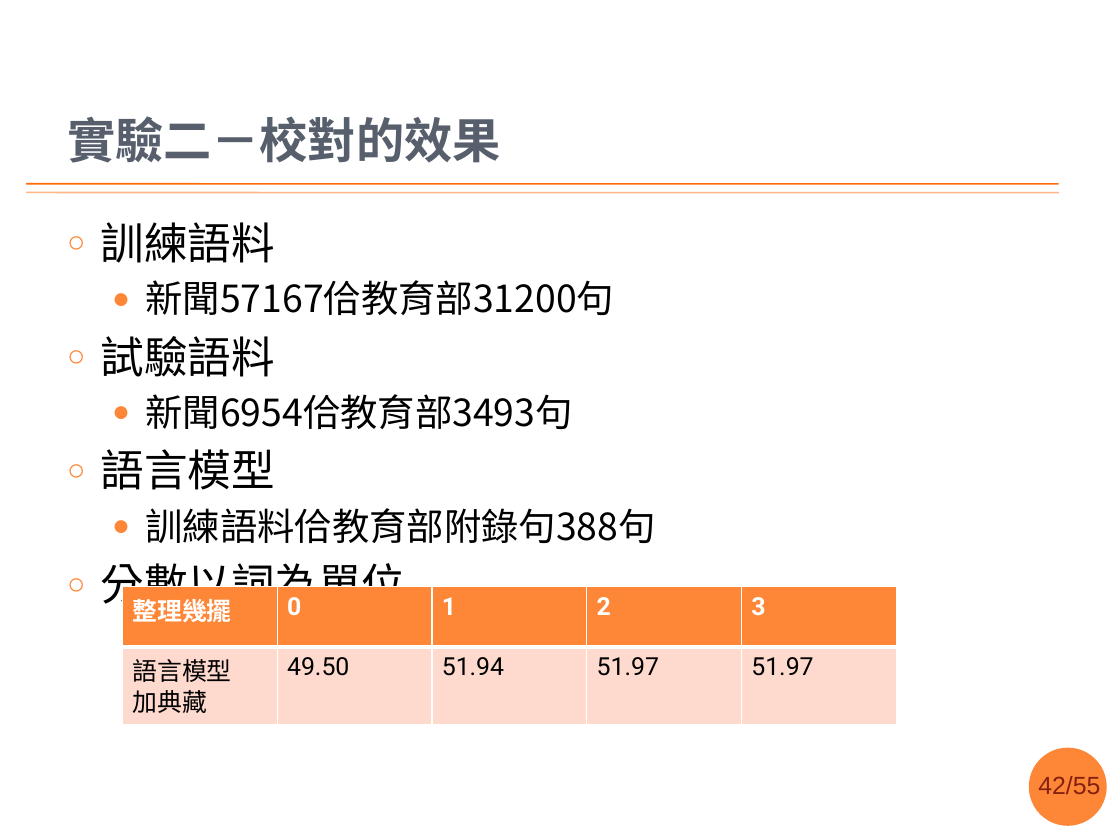
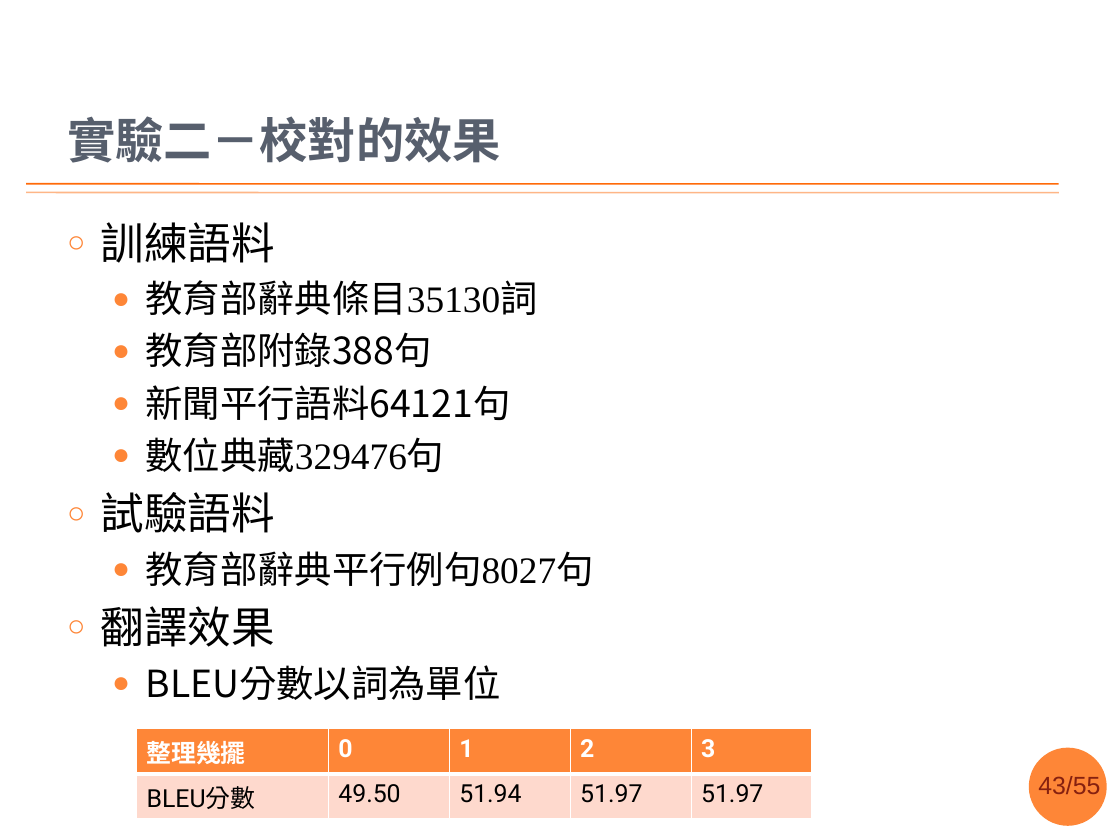
Before and after one commit to sih4sing5hong5/po3-ko3_tau5-iann2-phinn3, a slide deck: slide 43 of 翻譯報告.pptx (slide 42 before the commit). Drawn at 1120x840 pixels with LibreOffice and Linux fonts; fonts in the diff are those of the drawing; background and template pictures are left out. Boxes give left, top, right and bottom in pixels: in the first picture for what was removed or moved away, otherwise in the second. Text is boxed around its words. In the diff, an @@ line names an element or a change of style, - is before the commit and + after.

Commit message:
整理好實驗愛做啥物 丞宏

```diff
--- a/翻譯報告.pptx
+++ b/翻譯報告.pptx
@@ text at bbox=[146, 280, 538, 472]: text changed; font Noto Sans CJK SC to Times New Roman @@
-  ● 新聞57167佮教育部31200句
+  ● 教育部辭典條目35130詞
+  ● 教育部附錄388句
+  ● 新聞平行語料64121句
+  ● 數位典藏329476句
@@ text at bbox=[101, 492, 275, 533]: font Noto Sans CJK SC to Times New Roman in "試驗語料" @@
@@ text at bbox=[101, 551, 594, 700]: text changed @@
-  ● 新聞6954佮教育部3493句
-○ 語言模型
-  ● 訓練語料佮教育部附錄句388句
-○ 分數以詞為單位
+  ● 教育部辭典平行例句8027句
+○ 翻譯效果
+  ● BLEU分數以詞為單位
@@ table at bbox=[137, 729, 812, 813] @@
-row 2, column 1: 語言模型 / 加典藏
+row 2, column 1: BLEU分數
@@ table: place and size @@
-table at bbox=[122, 587, 895, 725]
+table at bbox=[137, 729, 812, 813]
@@ page number at bbox=[1038, 776, 1100, 794]: text changed @@
-42/55
+43/55
```
Also in this commit, not shown: 8 other slides changed, 3 slides added.
